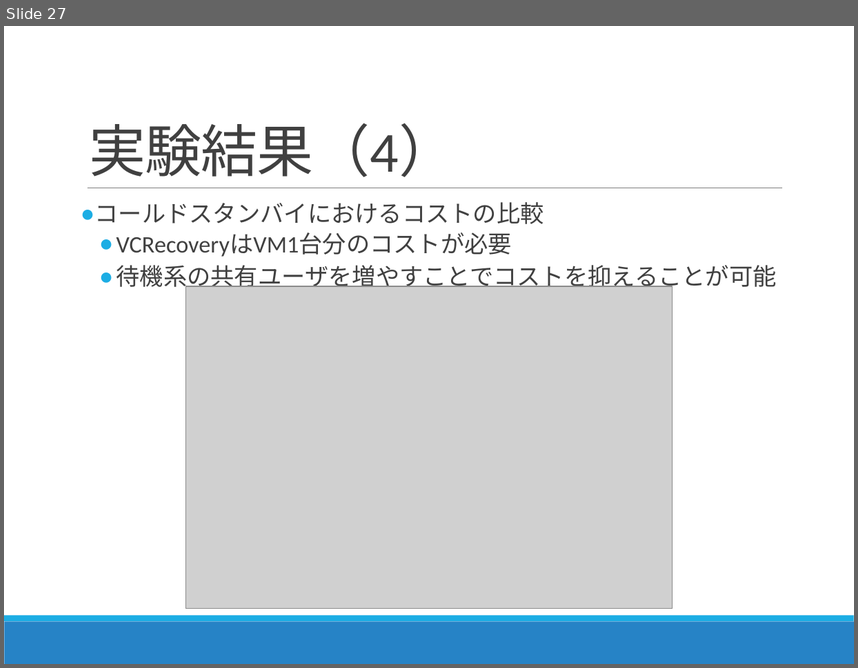
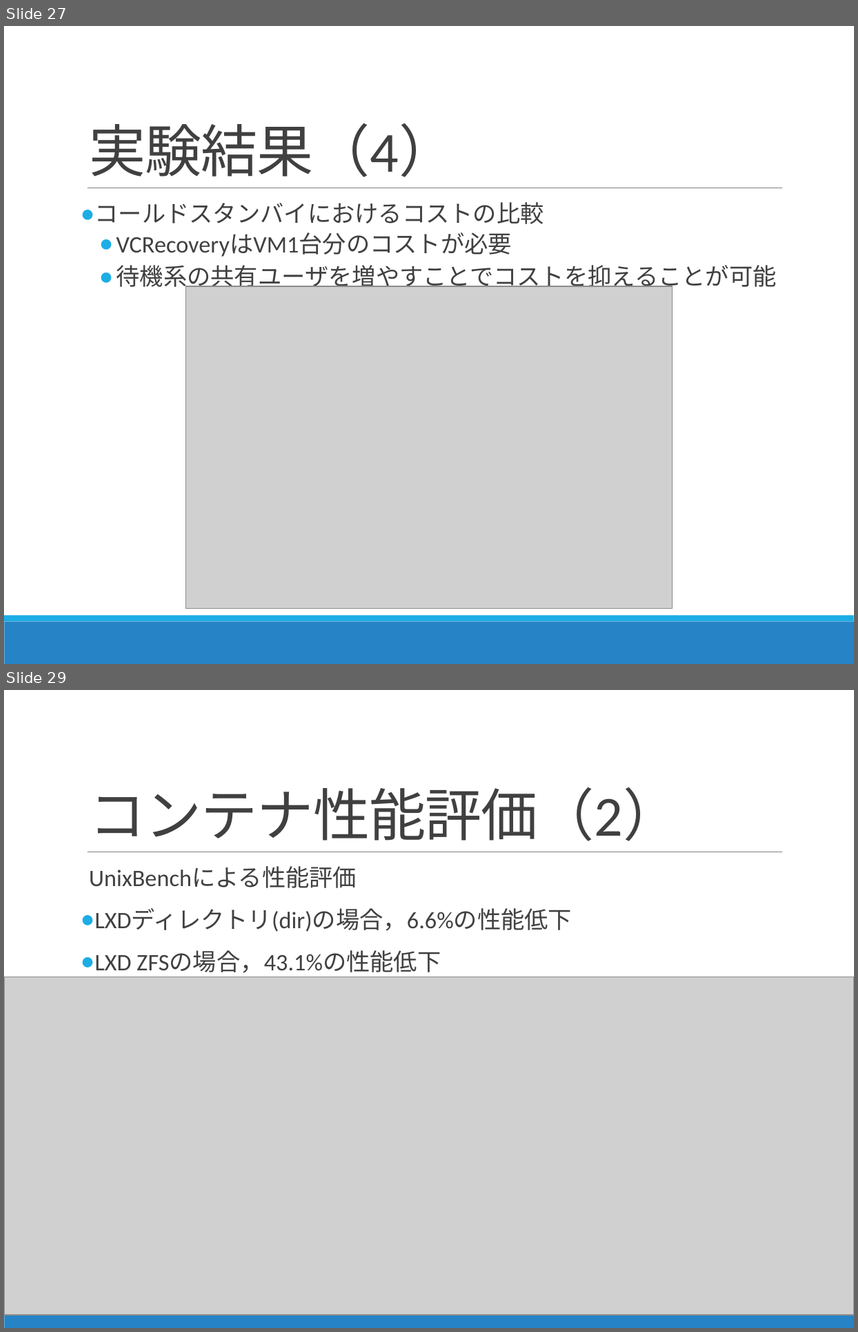
Before and after one commit to Kota0823/Document, a slide deck: 輪講2019-1_鈴木洸太.pptx. Shown one above the other, each under a label of ours: slide 27 before the commit, slides 27 and 29 after it; the slides between them are not shown. The pictures are 858x668 and 858x1332 pixels, drawn with LibreOffice and Linux fonts; fonts in the diff are those of the drawing; grey boxes stand for pictures. Boxes give left, top, right and bottom in pixels: in the first picture for what was removed or moved away, otherwise in the second. Text is boxed around its words. In the diff, an @@ line names an element or a change of style, - is before the commit and + after.

Commit message:
スライドの追加 性能評価

```diff
--- a/輪講2019-1_鈴木洸太.pptx
+++ b/輪講2019-1_鈴木洸太.pptx
@@ slide 29 added at (x1=4, y1=690, x2=854, y2=1328), background #FFFFFF; not listed: 3 template elements that a slide beside it also shows @@
@@ title added at (x1=89, y1=787, x2=680, y2=841), 48 pt, text #404040 @@
+コンテナ性能評価（2）
@@ text added at (x1=89, y1=867, x2=573, y2=973), 20 pt, text #404040 @@
+  UnixBenchによる性能評価
+● LXDディレクトリ(dir)の場合，6.6%の性能低下
+● LXD ZFSの場合，43.1%の性能低下
@@ picture added at (x1=4, y1=976, x2=854, y2=1314) @@
```
Also in this commit, not shown: 4 slides changed, 1 other slide added, 1 other file.
